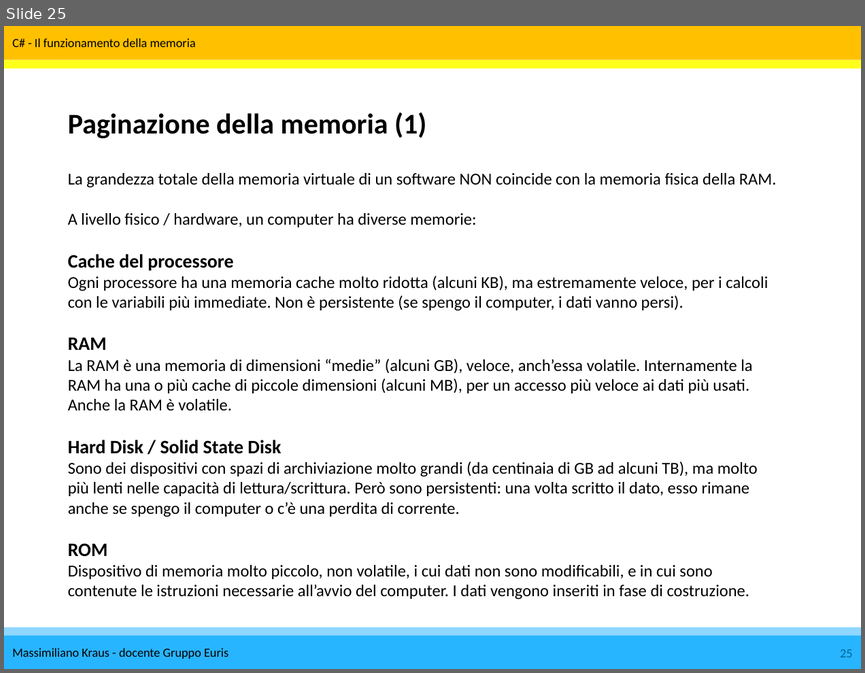
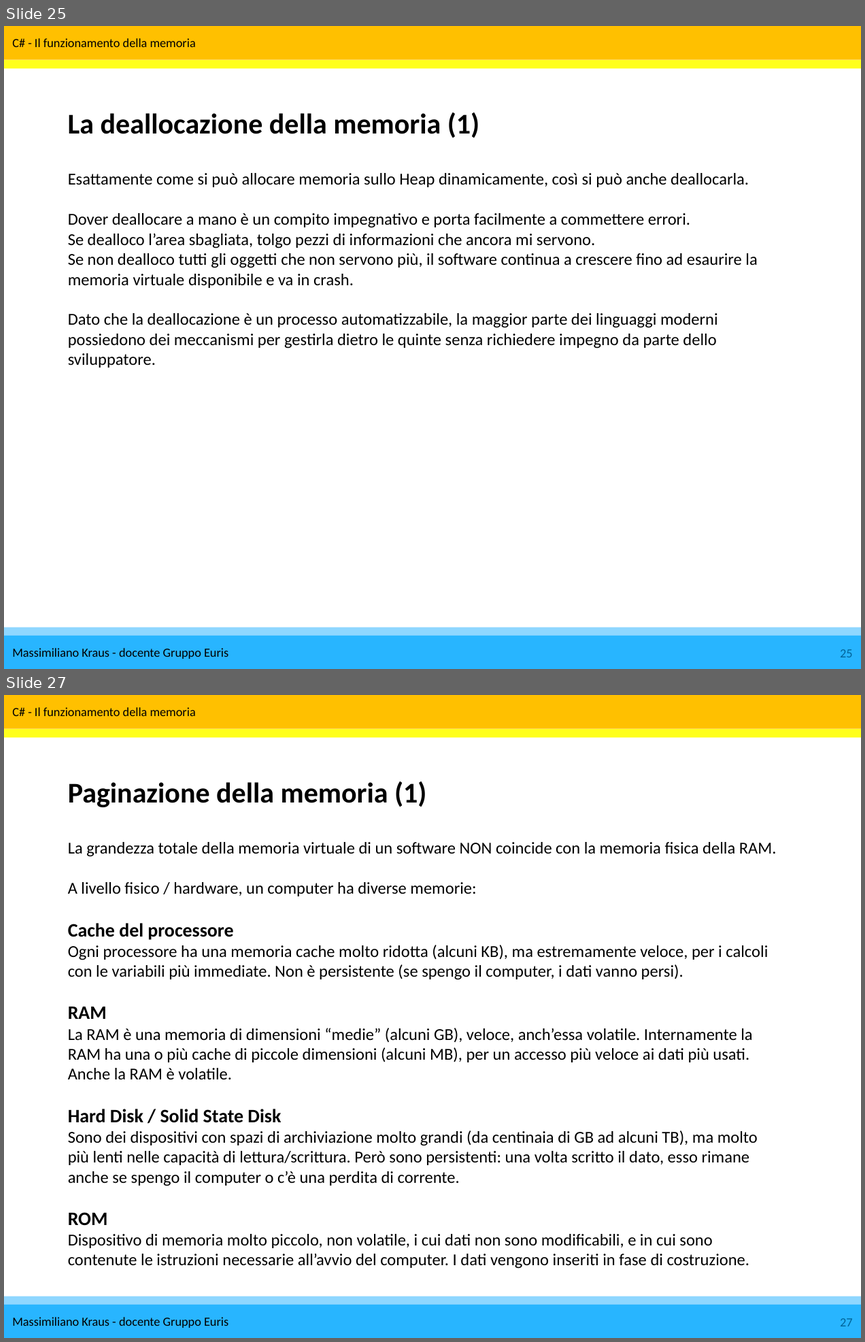
Before and after one commit to vitospista/Studenti, a slide deck: Dispense/CSharp - la memoria.pptx. Shown one above the other, each under a label of ours: slide 25 before the commit, slides 25 and 27 after it; the slides between them are not shown. The pictures are 865x673 and 865x1342 pixels, drawn with LibreOffice and Linux fonts; fonts in the diff are those of the drawing. Boxes give left, top, right and bottom in pixels: in the first picture for what was removed or moved away, otherwise in the second. Text is boxed around its words. In the diff, an @@ line names an element or a change of style, - is before the commit and + after.

```diff
--- a/Dispense/CSharp - la memoria.pptx
+++ b/Dispense/CSharp - la memoria.pptx
@@ slide 25 added at <box>4,26,861,669</box>, background #FFFFFF; not listed: 10 template elements that a slide beside it also shows @@
@@ text added at <box>68,112,479,138</box>, 24 pt, text #000000, bold @@
+La deallocazione della memoria (1)
@@ text added at <box>68,173,757,367</box>, 14 pt, text #000000 @@
+Esattamente come si può allocare memoria sullo Heap dinamicamente, così si può anche deallocarla.
+Dover deallocare a mano è un compito impegnativo e porta facilmente a commettere errori.
+Se dealloco l’area sbagliata, tolgo pezzi di informazioni che ancora mi servono.
+Se non dealloco tutti gli oggetti che non servono più, il software continua a crescere fino ad esaurire la memoria virtuale disponibile e va in crash.
+Dato che la deallocazione è un processo automatizzabile, la maggior parte dei linguaggi moderni possiedono dei meccanismi per gestirla dietro le quinte senza richiedere impegno da parte dello sviluppatore.
@@ what was slide 25 is now slide 27 @@
@@ page number at <box>840,1318,853,1326</box>: text changed @@
-25
+27
```
Also in this commit, not shown: 1 other slide added.
